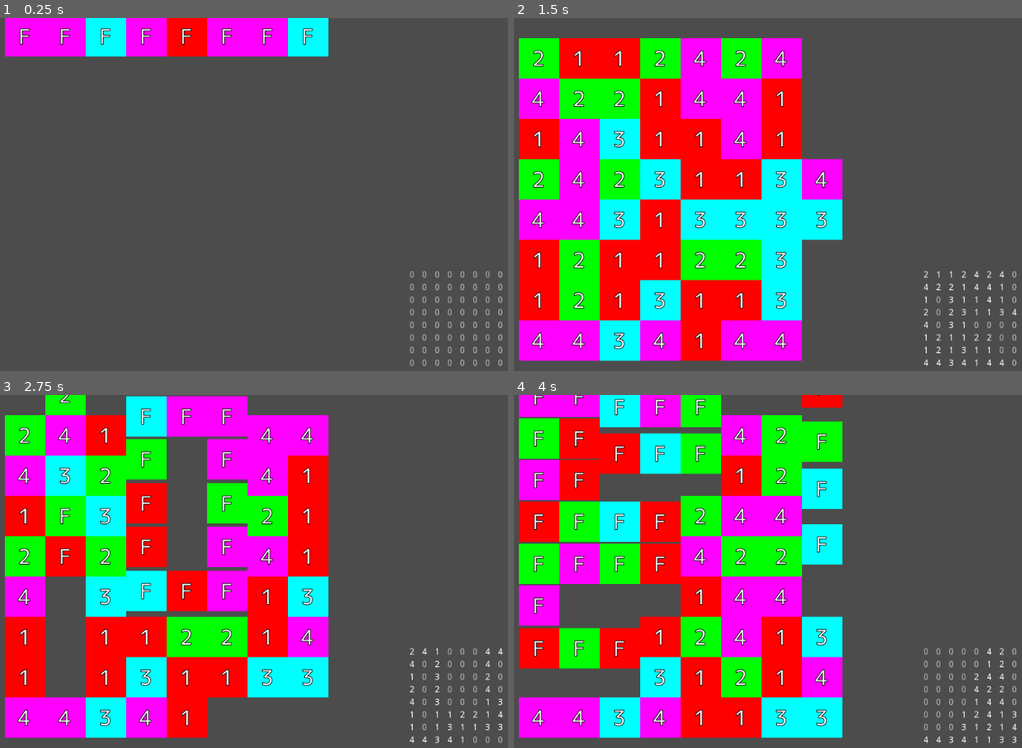
Above: before the commit, frames 1-4 (two rows, left to right).
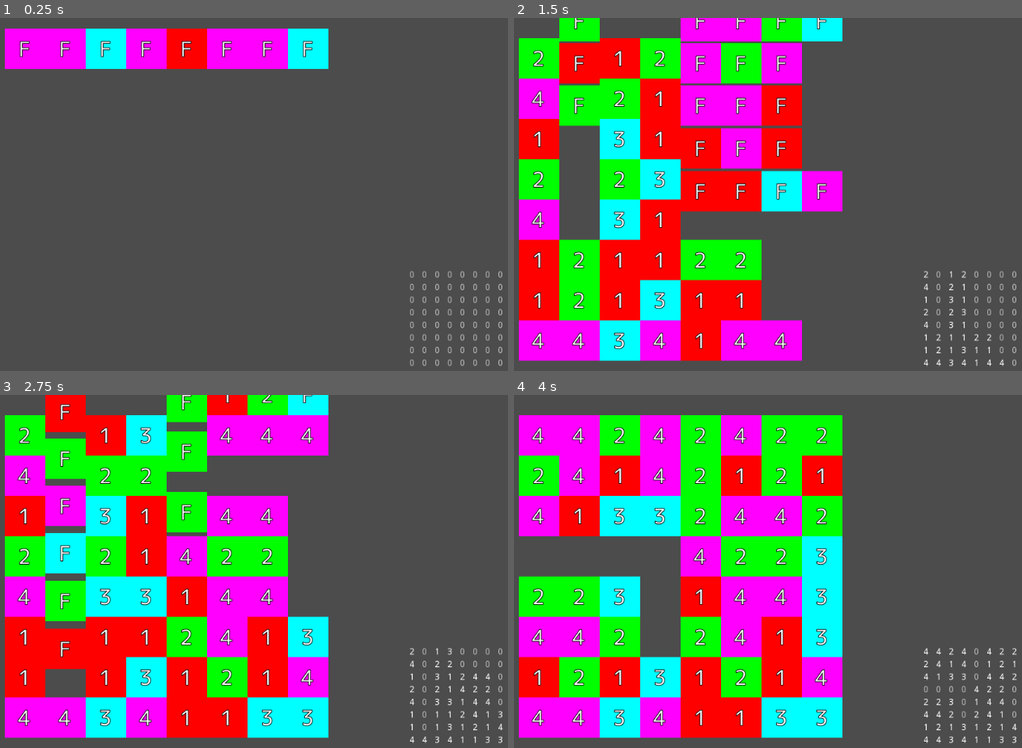
Above: after the commit, the same moments.

Repository: syun77/gd_match3
Game: Godot game, scene res://Main.tscn
Two runs of this game, one before a commit and one after it. Both use one fixed random seed, a clock stepped at 60 frames per second and the inputs below.
Inputs (mouse positions are in pixels of both pictures, inside the frame that each line leads up to):
- Up to frame 1 (0.25 s): no input
- Up to frame 2 (1.5 s): move the mouse to (966, 187) at 0.52 s; move the mouse to (691, 226) at 1.27 s
- Up to frame 3 (2.75 s): move the mouse to (370, 500) at 2.02 s
- Up to frame 4 (4 s): move the mouse to (788, 659) at 2.77 s; move the mouse to (1016, 642) at 3.52 s

The runs differ from the first frame. In frame 1, 5.2% of the frame differs, in the area x 0-65%, y 0-15%; in frame 2, 14%; in frame 3, 31%, in the area x 8-100%, y 0-99%; in frame 4, 28%.

Commit message:
リファクタリング

Diff:
--- a/TestMatch3/FieldMgr.gd
+++ b/TestMatch3/FieldMgr.gd
@@ -105,7 +105,7 @@
 
 		var min_y := -1.0 # 最大の高さ (座標系としては最小値)
 		for tile in list:
-			var py = tile.get_now_y()
+			var py = tile.get_grid_y()
 			min_y = min(py, min_y)
 		# 足りないぶんだけ生成する.
 		for _k in range(d):
@@ -129,8 +129,8 @@
 	for tile in _layer.get_children():
 		if tile.is_standby() == false:
 			continue
-		var px = tile.get_now_x()
-		var py = tile.get_now_y()
+		var px = tile.get_grid_x()
+		var py = tile.get_grid_y()
 		var num = tile.get_id()
 		_field.setv(int(px), int(py), num)
 
@@ -157,10 +157,12 @@
 			_select.reset()
 			_dragpos.reset()
 
+	# ドラッグ状態.
 	var drag = _get_click()
+	# マウス座標を取得.
 	var pos = get_global_mouse_position()
+	# グリッド座標系に変換.
 	var target = world_to_grid(pos)
-
 
 	match drag:
 		eDrag.JUST_PRESSED:
@@ -251,7 +253,7 @@
 
 # 下のタイルとの衝突チェックする.
 func check_hit_bottom(tile:TileObj) -> bool:
-	if tile.get_now_y() >= HEIGHT - 1:
+	if tile.get_grid_y() >= HEIGHT - 1:
 		return true # Y座標の最大なので常に衝突.
 
 	# タイルとの衝突チェック.
@@ -279,8 +281,8 @@
 func _search_x_tiles(x:int):
 	var ret = []
 	for tile in _layer.get_children():
-		if int(tile.get_now_x()) == x:
-			ret.append(tile)
+		if int(tile.get_grid_x()) == x:
+			ret.append(tile) # X座標が一致した.
 
 	return ret
 
--- a/TestMatch3/Main.gd
+++ b/TestMatch3/Main.gd
@@ -69,7 +69,7 @@
 	#var idx = 0
 	#var y = 32
 	#for tile in FieldMgr.get_all_tiles():
-	#	var buf = "[%d] n:%d (x, y) : (%1.0f, %1.0f)"%[idx, tile.get_id(), tile.get_now_x(), tile.get_now_y()]
+	#	var buf = "[%d] n:%d (x, y) : (%1.0f, %1.0f)"%[idx, tile.get_id(), tile.get_grid_x(), tile.get_grid_y()]
 	#	draw_string(_font, Vector2(800, y), buf)
 	#	idx += 1
 	#	y += 20
--- a/TestMatch3/Tile.gd
+++ b/TestMatch3/Tile.gd
@@ -18,7 +18,7 @@
 # 定数.
 # ----------------------------------------
 # 重力加速度.
-const GRAVITY_Y = 0.005
+const GRAVITY_Y = 0.5
 
 # タイマー.
 const TIMER_VANISH = 0.5 # 消滅時間.
@@ -46,10 +46,10 @@
 var _timer:float = 0
 var _state = eState.HIDE
 
-# 現在の座標.
-var _now_x:float = 0
-var _now_y:float = 0
-# 交換先の座標.
+# 現在のグリッド座標.
+var _grid_x:float = 0
+var _grid_y:float = 0
+# 交換先のグリッド座標.
 var _swap_x:float = 0
 var _swap_y:float = 0
 
@@ -87,10 +87,10 @@
 	return _id
 
 # 現在の座標(グリッド座標)を取得する.
-func get_now_x() -> float:
-	return _now_x
-func get_now_y() -> float:
-	return _now_y
+func get_grid_x() -> float:
+	return _grid_x
+func get_grid_y() -> float:
+	return _grid_y
 
 # 開始処理.
 func _ready() -> void:
@@ -102,14 +102,14 @@
 	# IDを設定.
 	set_id(id)
 
-	_now_x = px
-	_now_y = py
+	_grid_x = px
+	_grid_y = py
 
 	_state = eState.FALLING
 	visible = true
 
-	# タイル座標系をワールド座標系に変換.
-	position = FieldMgr.to_world(_now_x, _now_y)
+	# グリッド座標系をワールド座標系に変換.
+	position = FieldMgr.to_world(_grid_x, _grid_y)
 
 # 入れ替え開始.
 func start_swap(next_x:float, next_y:float) -> void:
@@ -125,8 +125,8 @@
 
 # 入れ替え終了.
 func end_swap() -> void:
-	_now_x = _swap_x
-	_now_y = _swap_y
+	_grid_x = _swap_x
+	_grid_y = _swap_y
 	_state = eState.STANDBY
 
 # 落下チェック.
@@ -141,33 +141,33 @@
 
 	var obj_id = tile.get_instance_id()
 	#var number = tile.get_id()
-	var tile_x = tile.get_now_x()
-	var tile_y = tile.get_now_y()
+	var tile_x = tile.get_grid_x()
+	var tile_y = tile.get_grid_y()
 
 	# ユニークIDを比較.
 	if get_instance_id() == obj_id:
 		return false # 自分自身は除外.
 
-	if _now_x != tile_x:
+	if _grid_x != tile_x:
 		return false # 別のX座標のブロック
 
-	if _now_y > tile_y:
+	if _grid_y > tile_y:
 		return false # 対象のタイルがそもそも上にあるので判定不要.
 
-	var bottom = _now_y + 0.5 # 上のブロックの底
+	var bottom = _grid_y + 0.5 # 上のブロックの底
 	var upper = tile_y - 0.5 # 下のブロックのトップ
 	if bottom < upper:
 		return false # 重なっていない.
 
 	# 更新タイミングの関係でめり込んでいたら押し返す.
-	_now_y -= (bottom - upper)
+	_grid_y -= (bottom - upper)
 
 	return true
 
 # グリッドにフィットするように調整する.
 func fit_grid() -> void:
-	_now_x = int(_now_x)
-	_now_y = int(_now_y)
+	_grid_x = int(_grid_x)
+	_grid_y = int(_grid_y)
 
 # 非表示状態かどうか.
 func is_hide() -> bool:
@@ -179,7 +179,7 @@
 
 # 指定の位置にタイルが存在するかどうか.
 func is_same_pos(i:int, j:int) -> bool:
-	if i == int(_now_x) and j == int(_now_y):
+	if i == int(_grid_x) and j == int(_grid_y):
 		return true
 	return false
 
@@ -192,11 +192,11 @@
 	if _state == eState.SWAP:
 		# 交換中は特殊処理.
 		var rate = 1.0 - _timer / TIMER_SWAP
-		var px = _now_x + (_swap_x - _now_x) * rate
-		var py = _now_y + (_swap_y - _now_y) * rate
+		var px = _grid_x + (_swap_x - _grid_x) * rate
+		var py = _grid_y + (_swap_y - _grid_y) * rate
 		return FieldMgr.to_world(px, py)
 
-	return FieldMgr.to_world(_now_x, _now_y)
+	return FieldMgr.to_world(_grid_x, _grid_y)
 
 # 手動更新関数.
 func proc(delta: float) -> void:
@@ -214,8 +214,8 @@
 			visible = false
 		eState.FALLING: # 落下中.
 			_label.text = "F"
-			_velocity_y += GRAVITY_Y
-			_now_y += _velocity_y
+			_velocity_y += GRAVITY_Y	 * delta
+			_grid_y += _velocity_y
 			if _check_fall() == false:
 				# 移動完了.
 				fit_grid()
@@ -238,4 +238,4 @@
 				# 交換終了.
 				end_swap()
 
-	#_label.text += " X:%3.2f Y:%3.2f"%[_now_x, _now_y]
+	#_label.text += " X:%3.2f Y:%3.2f"%[_grid_x, _grid_y]
